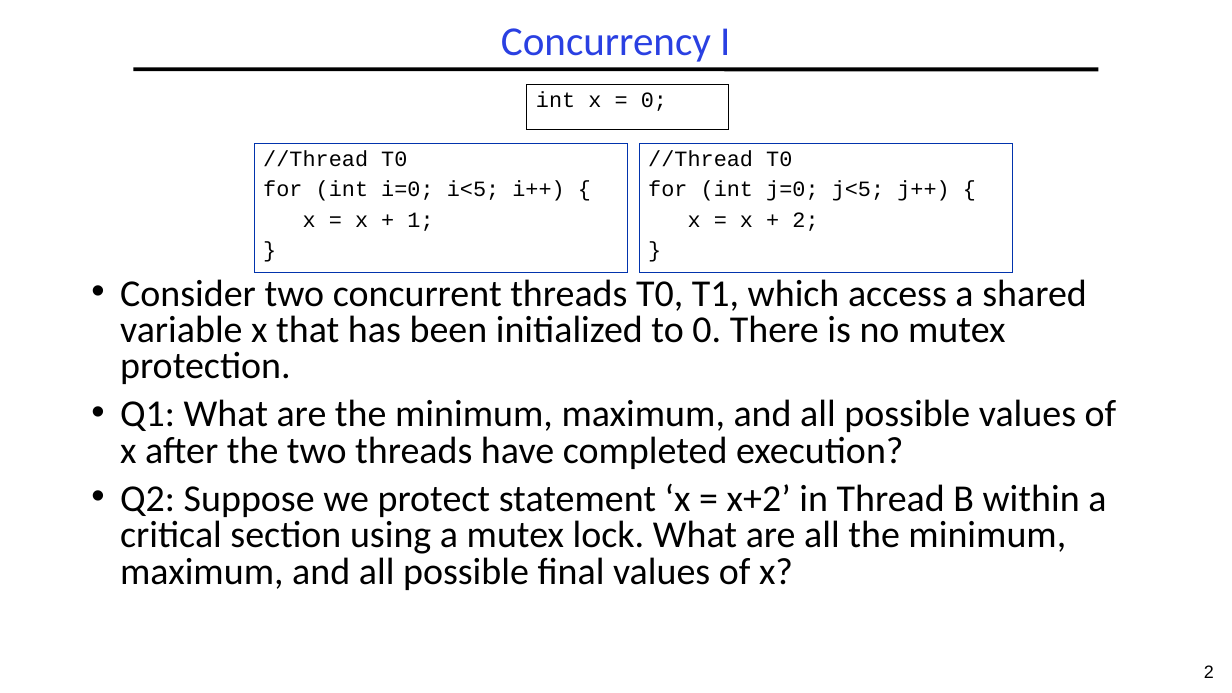
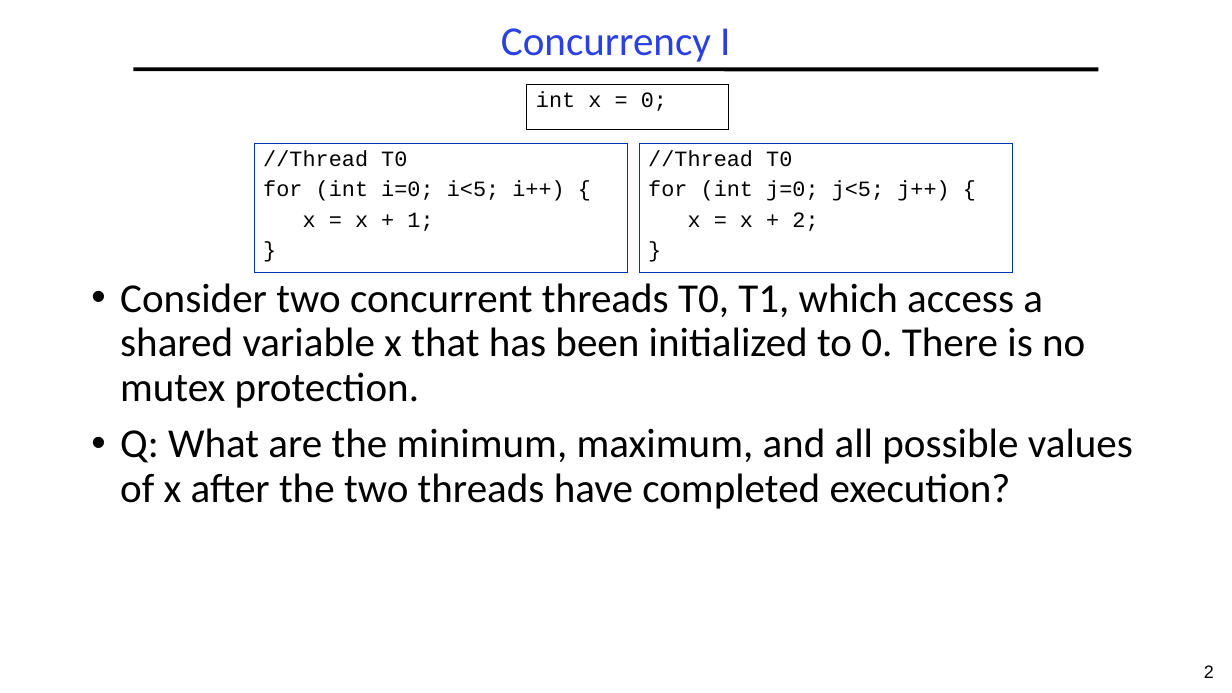
Before and after one commit to guhofstra/CSC256Fa25, a slide deck: slide 2 of PPTs/L3-Exercises.pptx. Drawn at 1232x693 pixels with LibreOffice and Linux fonts; fonts in the diff are those of the drawing. Boxes give left, top, right and bottom in pixels: in the first picture for what was removed or moved away, otherwise in the second. Text is boxed around its words. In the diff, an @@ line names an element or a change of style, - is before the commit and + after.

```diff
--- a/PPTs/L3-Exercises.pptx
+++ b/PPTs/L3-Exercises.pptx
@@ text at bbox=[120, 283, 1085, 408]: size 29.6 to 32 pt in "Consider two concurrent threads T0, T1, which ..."; line spacing 0.8 to 0.9 @@
@@ text at bbox=[120, 428, 1133, 509]: text changed; size 29.6 to 32 pt @@
-• Q1: What are the minimum, maximum, and all possible values of x after the two threads have completed execution?
-• Q2: Suppose we protect statement ‘x = x+2’ in Thread B within a critical section using a mutex lock. What are all the minimum, maximum, and all possible final values of x?
+• Q: What are the minimum, maximum, and all possible values of x after the two threads have completed execution?
```
Also in this commit, not shown: 1 other file.
